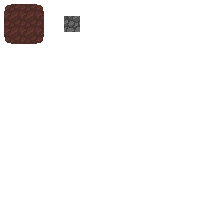
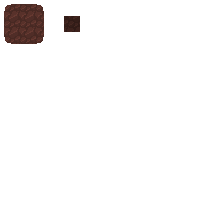
Comparing the layer stacks of the two 200px x 200px images. Changes:
renamed "Rock.png" to "DirtWarrenFloor.png", moved it above "DirtWarrenTiles.png #1", painted on it over left=64, top=16, right=80, bottom=32
